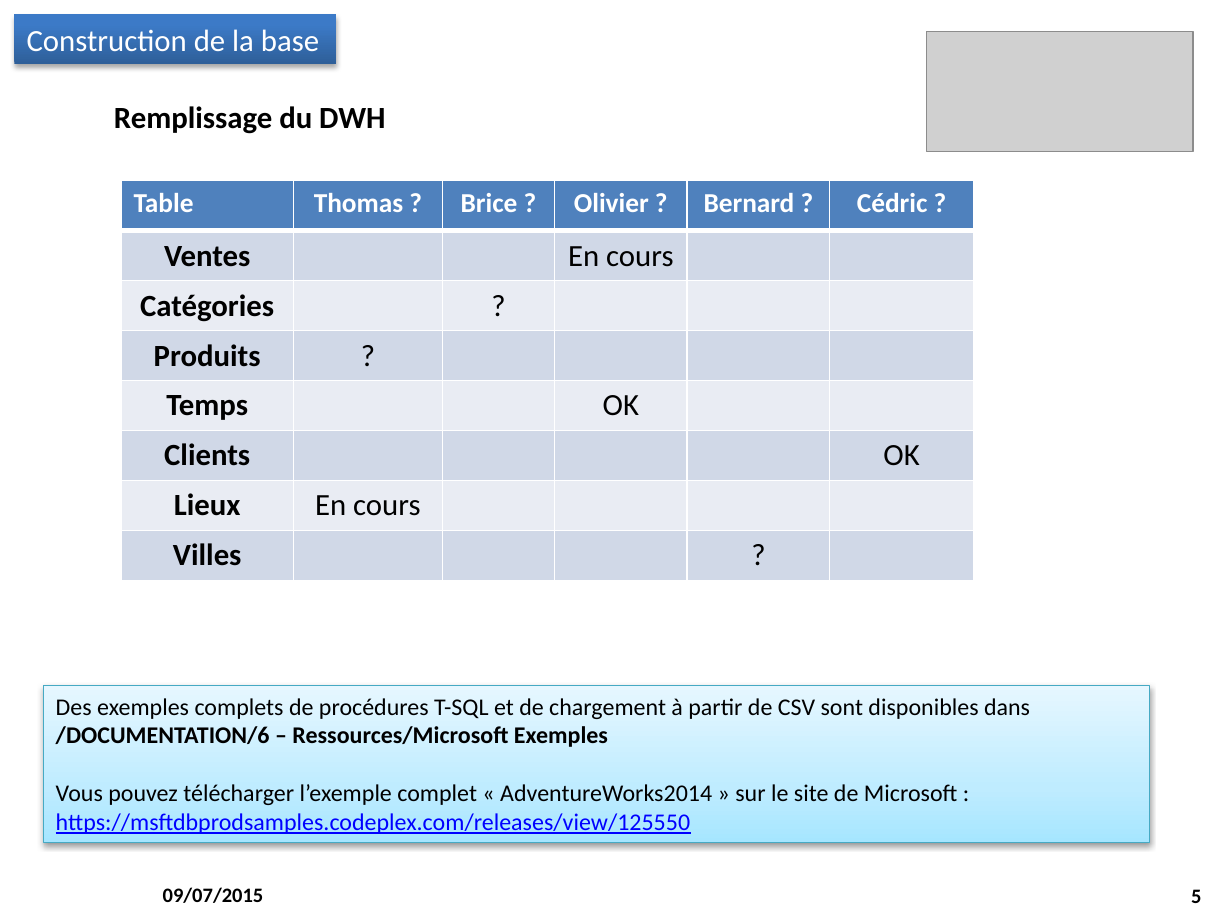
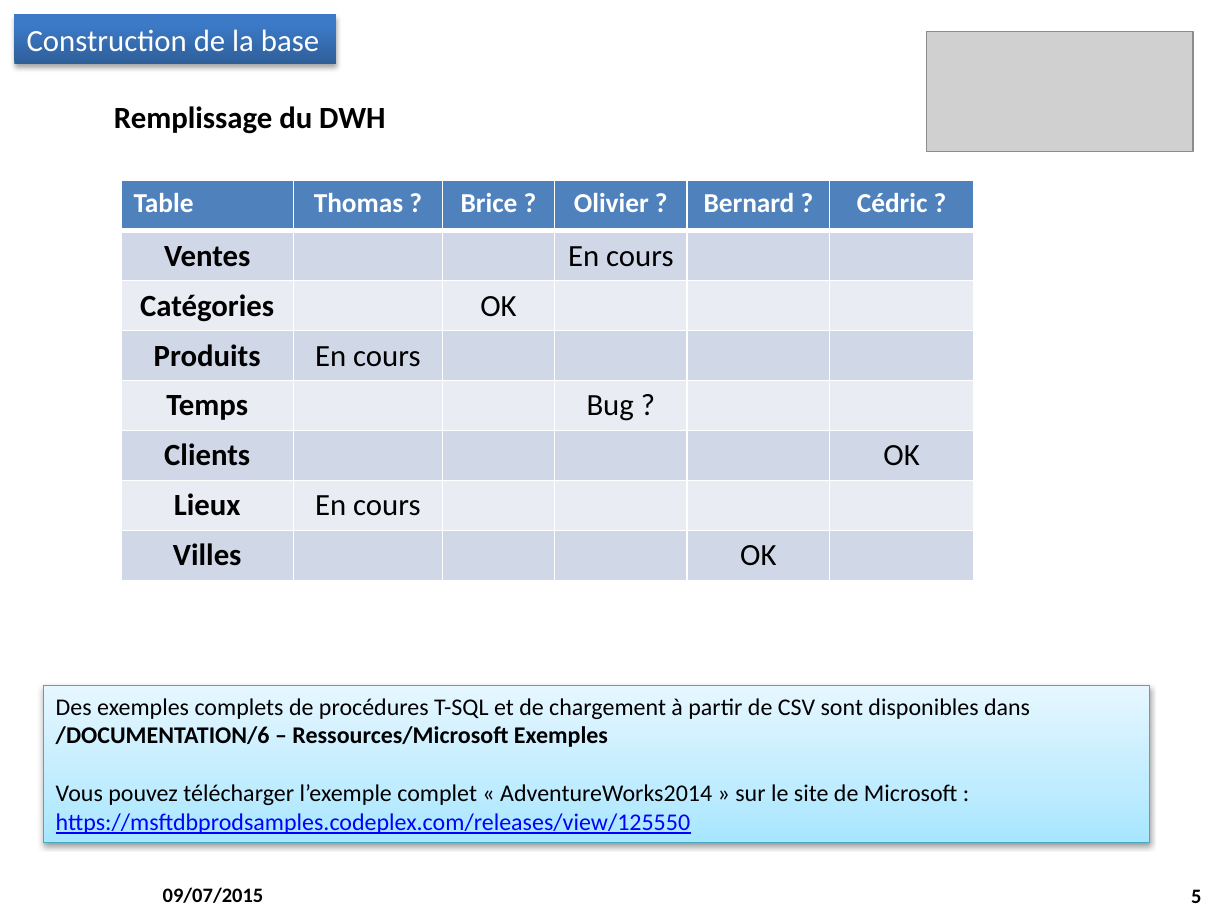
Before and after one commit to M2SIID-ODE/Projet_ODE, a slide deck: slide 5 of Documentation/4 - Suivi projet/Point_Equipe_2015-07-09.pptx. Drawn at 1232x924 pixels with LibreOffice and Linux fonts; fonts in the diff are those of the drawing; grey boxes stand for pictures; background and template pictures are left out. Boxes give left, top, right and bottom in pixels: in the first picture for what was removed or moved away, otherwise in the second. Text is boxed around its words. In the diff, an @@ line names an element or a change of style, - is before the commit and + after.

```diff
--- a/Documentation/4 - Suivi projet/Point_Equipe_2015-07-09.pptx
+++ b/Documentation/4 - Suivi projet/Point_Equipe_2015-07-09.pptx
@@ table at [121, 181, 975, 580] @@
-row 3, column 3: ?
+row 3, column 3: OK
-row 4, column 2: ?
+row 4, column 2: En cours
-row 5, column 4: OK
+row 5, column 4: Bug ?
-row 8, column 5: ?
+row 8, column 5: OK
```
Also in this commit, not shown: 1 other slide changed.
